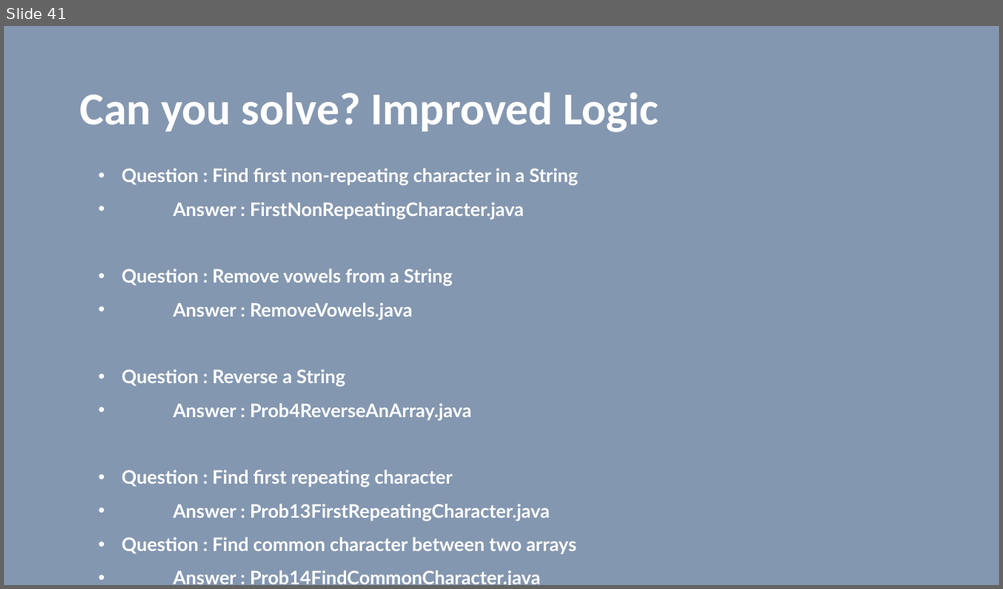
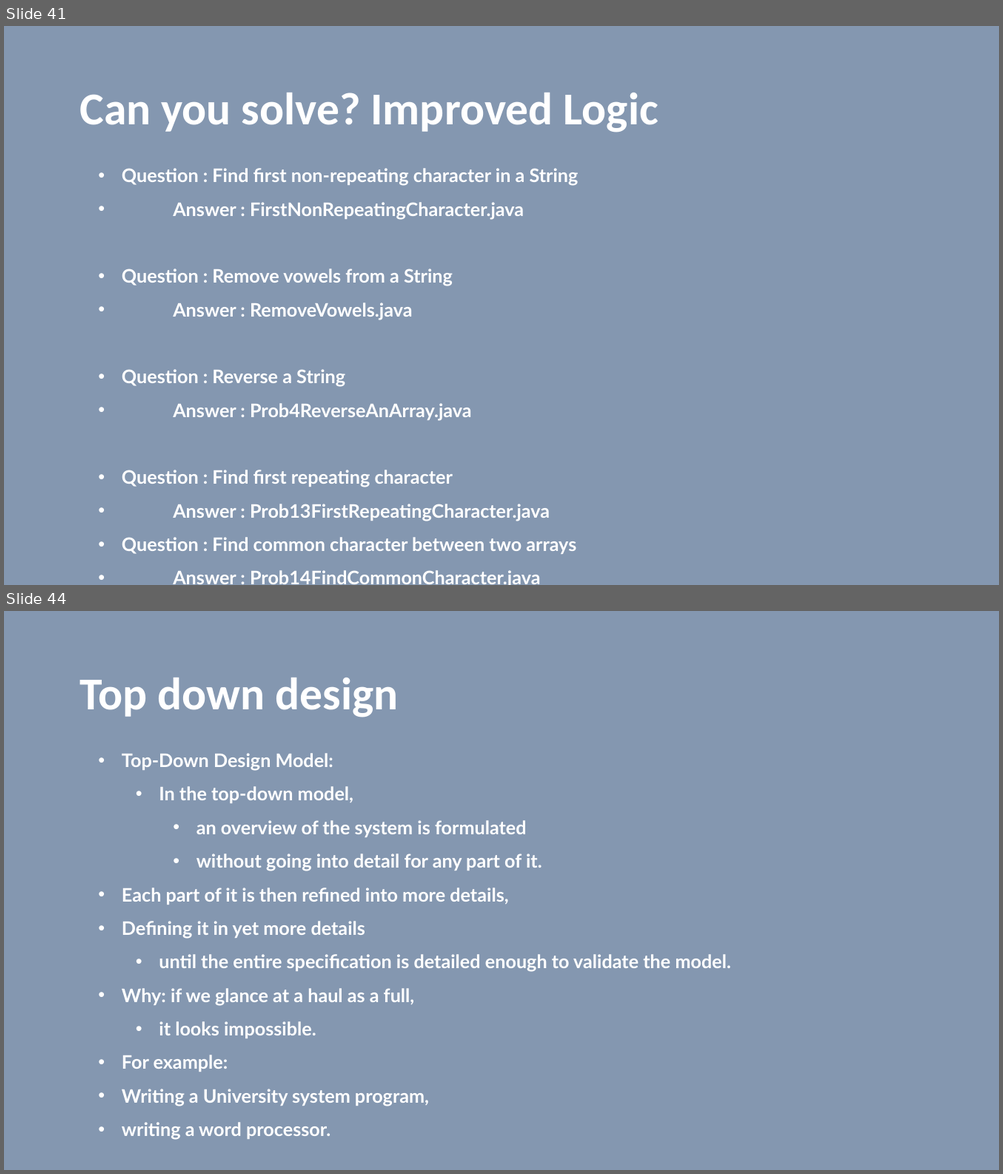
Before and after one commit to vilasvarghese/freshers, a slide deck: Lowes/FreshersDay2.pptx. Shown one above the other, each under a label of ours: slide 41 before the commit, slides 41 and 44 after it; the slides between them are not shown. The pictures are 1003x589 and 1003x1174 pixels, drawn with LibreOffice and Linux fonts; fonts in the diff are those of the drawing. Boxes give left, top, right and bottom in pixels: in the first picture for what was removed or moved away, otherwise in the second. Text is boxed around its words. In the diff, an @@ line names an element or a change of style, - is before the commit and + after.

```diff
--- a/Lowes/FreshersDay2.pptx
+++ b/Lowes/FreshersDay2.pptx
@@ slide 44 added at (4, 611, 999, 1170), background #8497B0 @@
@@ title added at (79, 678, 398, 718), 44 pt, text #FFFFFF, bold @@
+Top down design
@@ text added at (122, 753, 731, 1140), 18 pt, text #FFFFFF, bold @@
+• Top-Down Design Model:
+  • In the top-down model,
+    • an overview of the system is formulated
+    • without going into detail for any part of it.
+• Each part of it is then refined into more details,
+• Defining it in yet more details
+  • until the entire specification is detailed enough to validate the model.
+• Why: if we glance at a haul as a full,
+  • it looks impossible.
+• For example:
+• Writing a University system program,
+• writing a word processor.
```
Also in this commit, not shown: 4 slides changed, 11 other slides added, 59 slides removed, 5 other files.
